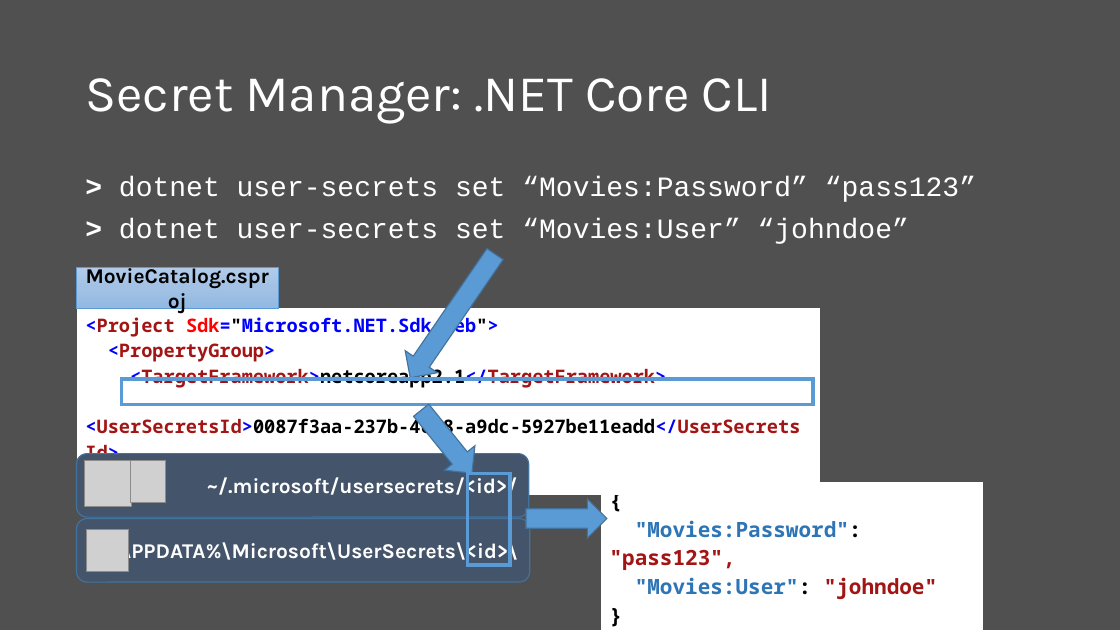
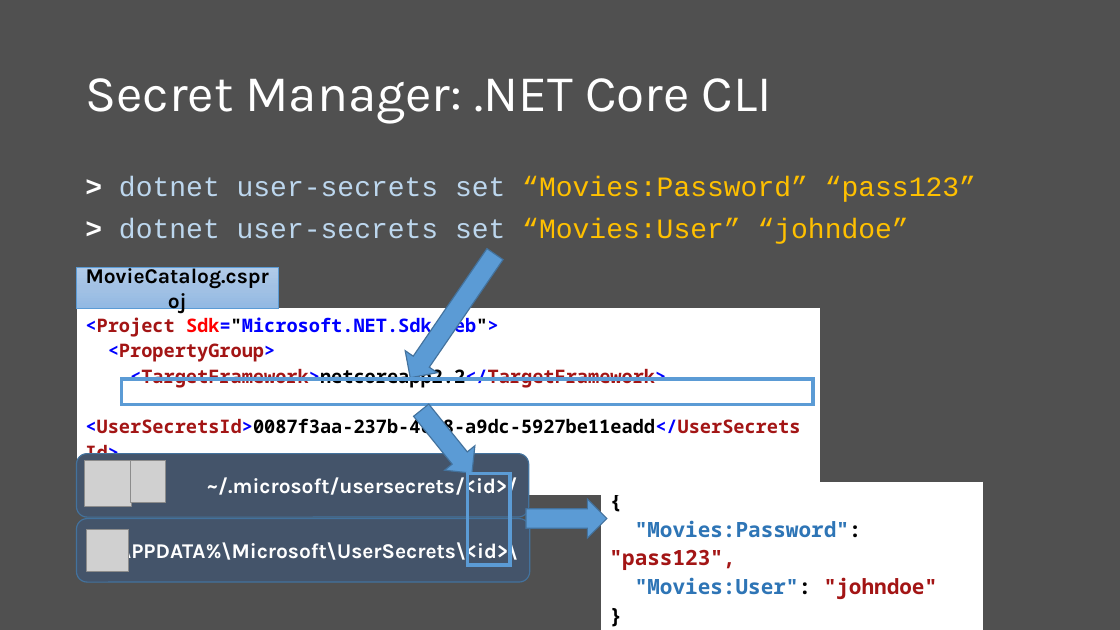
Before and after one commit to scottaddie/slide-decks, a slide deck: slide 8 of Protecting App Secrets.pptx. Drawn at 1120x630 pixels with LibreOffice and Linux fonts; fonts in the diff are those of the drawing; grey boxes stand for pictures. Boxes give left, top, right and bottom in pixels: in the first picture for what was removed or moved away, otherwise in the second. Text is boxed around its words. In the diff, an @@ line names an element or a change of style, - is before the commit and + after.

```diff
--- a/Protecting App Secrets.pptx
+++ b/Protecting App Secrets.pptx
@@ text "> dotnet user-secrets set “Movies:Password” ..." at [119,176,976,244]: text colour #FFFFFF to #BDD7EE in "dotnet user-secrets set", "dotnet user-secrets set"; text colour #FFFFFF to #FFC000 in "“Movies:Password” “pass123”", "“Movies:User” “johndoe”" @@
@@ table at [77,308,820,494] @@
@@ row 1, column 1: "<Project Sdk="Microsoft.NET.Sdk.Web"> / <PropertyGroup> / <TargetFramework>netcoreapp2.1</TargetFramework> / <UserSecretsId>0087f3aa-237b-4c08-a9dc-5927be11eadd</UserSecretsId> / </PropertyGroup>" to "<Project Sdk="Microsoft.NET.Sdk.Web"> / <PropertyGroup> / <TargetFramework>netcoreapp2.2</TargetFramework> / <UserSecretsId>0087f3aa-237b-4c08-a9dc-5927be11eadd</UserSecretsId> / </PropertyGroup>" @@
```
Also in this commit, not shown: 5 other slides changed, 1 slide added.
